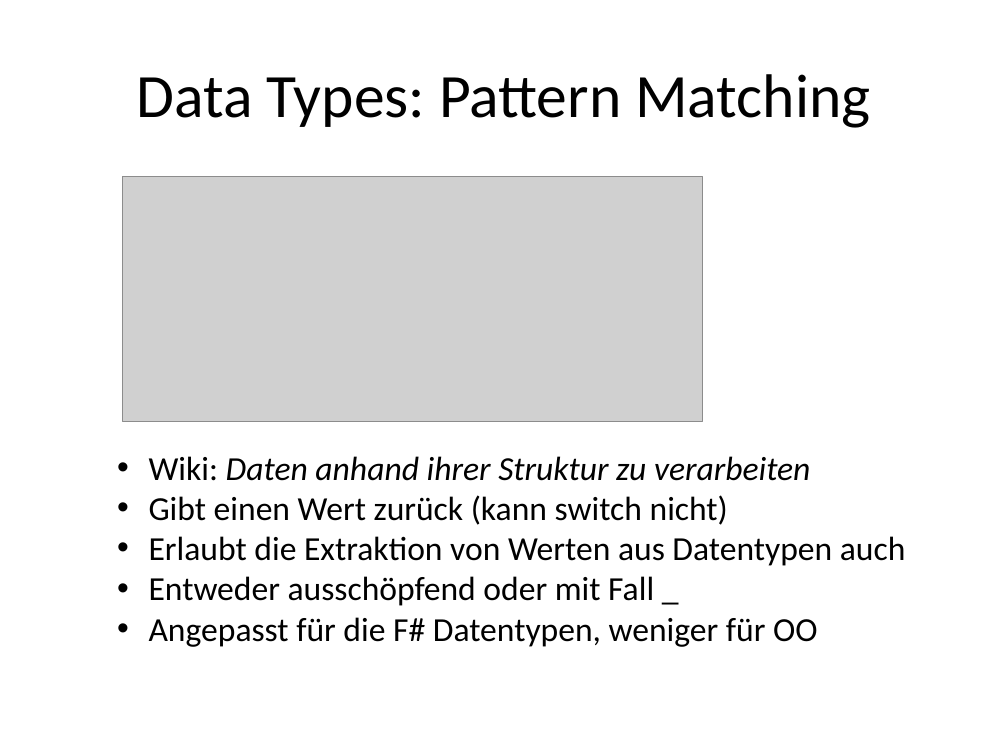
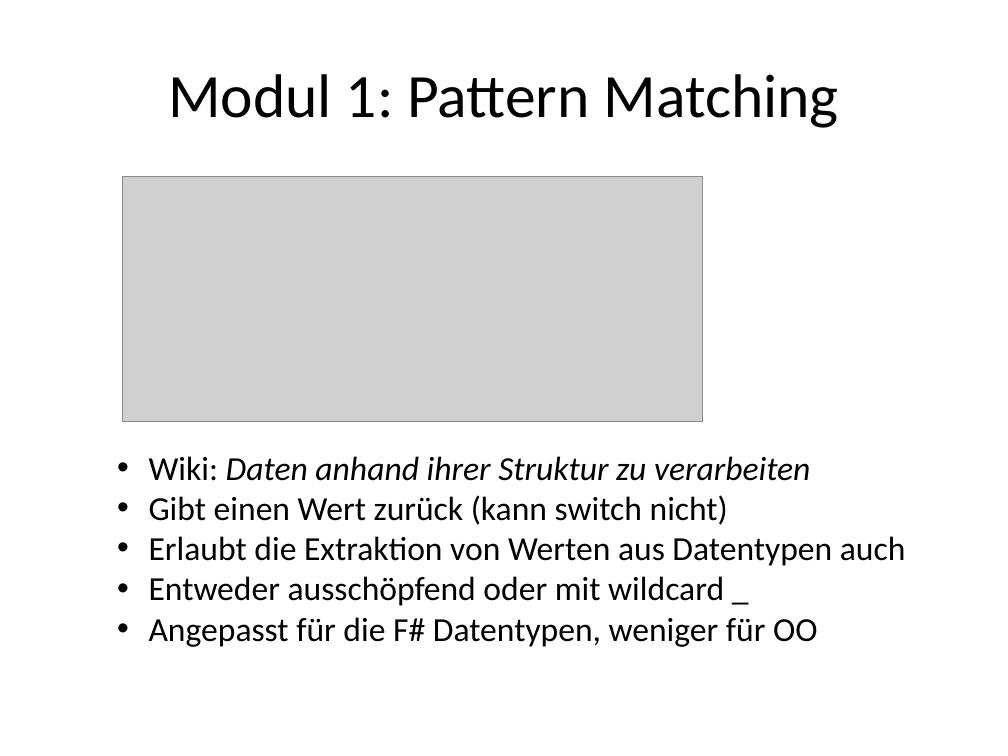
Before and after one commit to nasserbrake/Spartakiade2017, a slide deck: slide 33 of FSharp.pptx (slide 32 before the commit). Drawn at 1008x756 pixels with LibreOffice and Linux fonts; fonts in the diff are those of the drawing; grey boxes stand for pictures. Boxes give left, top, right and bottom in pixels: in the first picture for what was removed or moved away, otherwise in the second. Text is boxed around its words. In the diff, an @@ line names an element or a change of style, - is before the commit and + after.

```diff
--- a/FSharp.pptx
+++ b/FSharp.pptx
@@ title at bbox=[168, 74, 839, 128]: text changed @@
-Data Types: Pattern Matching
+Modul 1: Pattern Matching
@@ text at bbox=[149, 576, 724, 606]: text changed @@
-• Entweder ausschöpfend oder mit Fall _
+• Entweder ausschöpfend oder mit wildcard _
```
Also in this commit, not shown: 5 other slides changed, 8 slides added, 3 other files.
